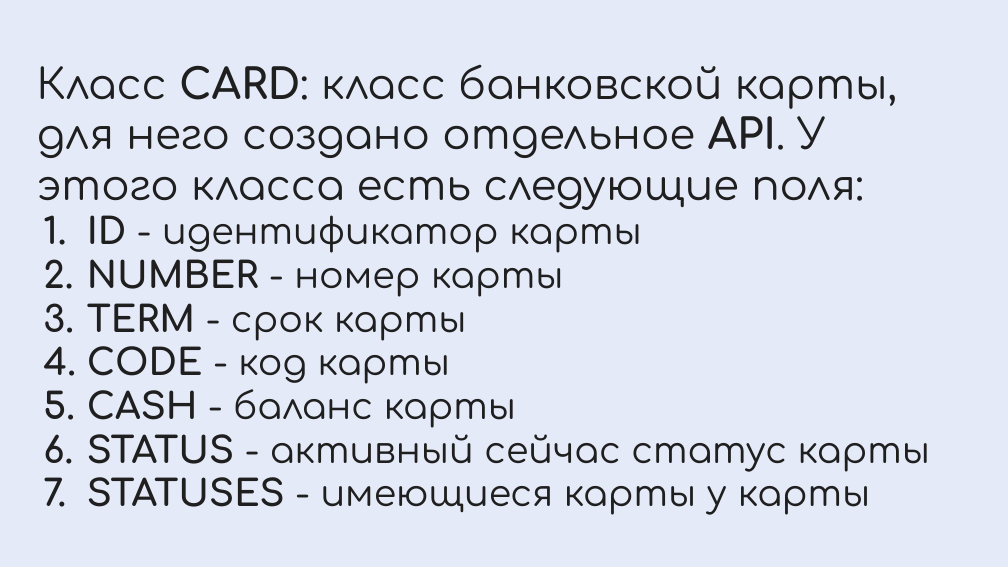
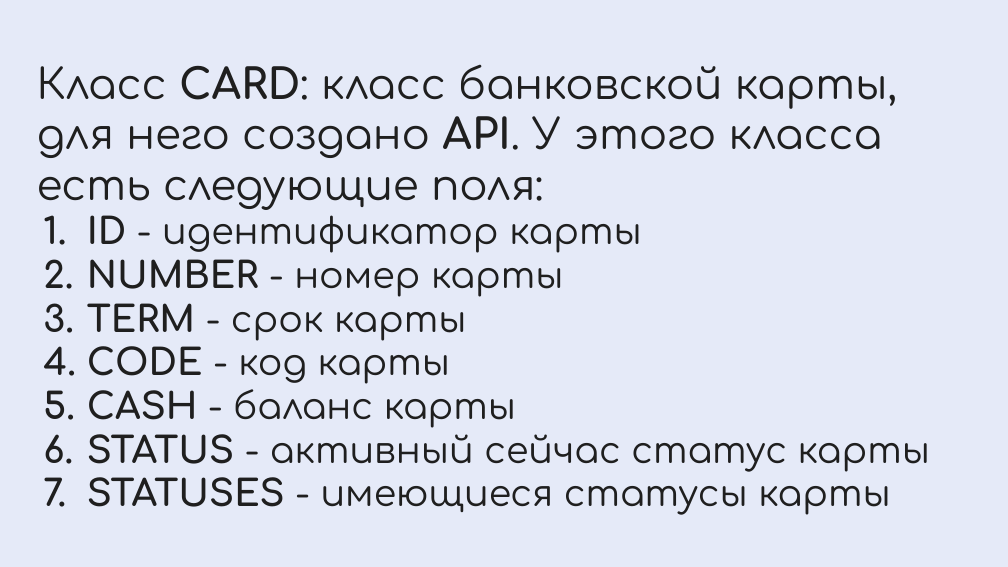
Before and after one commit to MMeadow9/Shop, a slide deck: slide 8 of documentation/Онлайн Магазин.pptx. Drawn at 1008x567 pixels with LibreOffice and Linux fonts; fonts in the diff are those of the drawing. Boxes give left, top, right and bottom in pixels: in the first picture for what was removed or moved away, otherwise in the second. Text is boxed around its words. In the diff, an @@ line names an element or a change of style, - is before the commit and + after.

```diff
--- a/documentation/Онлайн Магазин.pptx
+++ b/documentation/Онлайн Магазин.pptx
@@ text at [37, 64, 897, 210]: text changed @@
-Класс CARD: класс банковской карты, для него создано отдельное API. У этого класса есть следующие поля:
+Класс CARD: класс банковской карты, для него создано API. У этого класса есть следующие поля:
@@ text at [87, 465, 890, 515]: text changed @@
-7. STATUSES - имеющиеся карты у карты
+7. STATUSES - имеющиеся статусы карты
```
Also in this commit, not shown: 8 other slides changed, 3 slides added, 1 slide removed, 1 other file.
